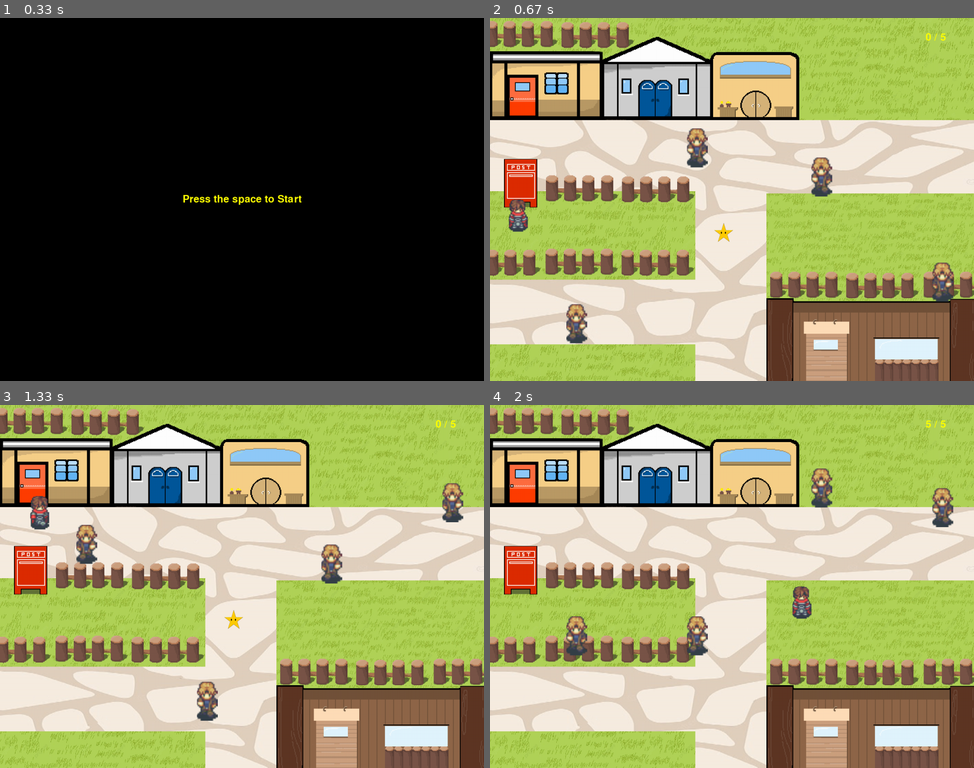
Above: before the commit, frames 1-4 (two rows, left to right).
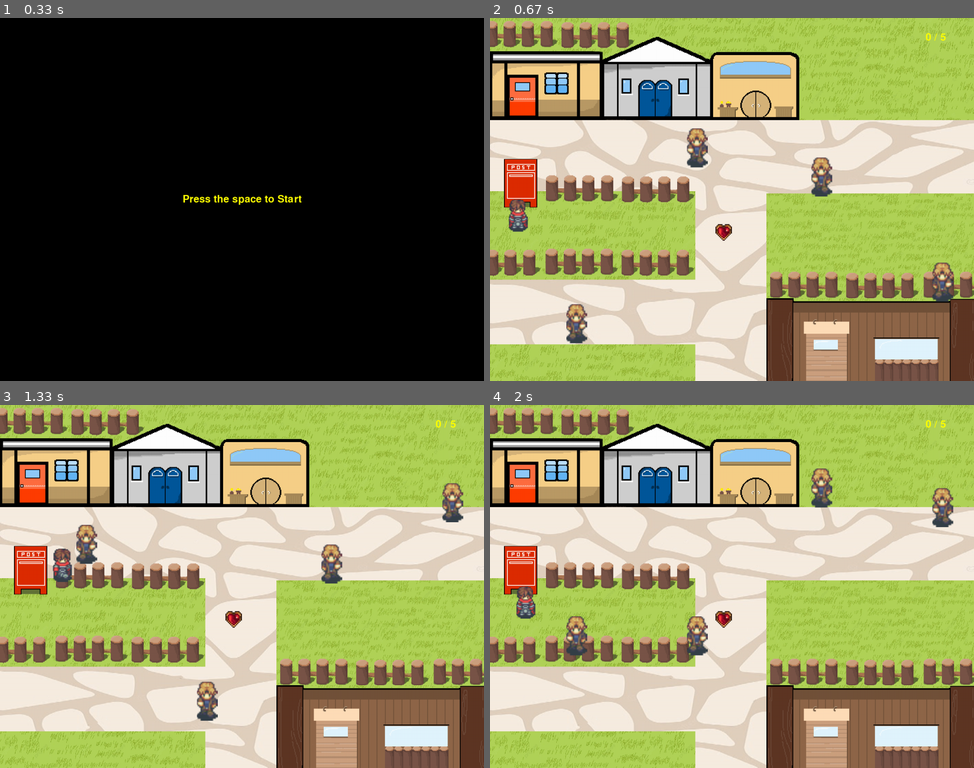
Above: after the commit, the same moments.

Repository: rlaxodnr26/pygame
Game: pygame game, started from 2023.12.10-04.39/chapter1.py
Two runs of this game, one before a commit and one after it. Both use one fixed random seed, a clock stepped at 60 frames per second and the inputs below.
Inputs:
- Up to frame 1 (0.33 s): no input
- Up to frame 2 (0.67 s): tap Space at 0.33 s
- Up to frame 3 (1.33 s): hold Right 0.67-1.13 s; hold Up from 1.17 s (still down)
- Up to frame 4 (2 s): release Up at 1.47 s; hold Right 1.5-1.97 s

Frame 1 is identical in both runs. In frame 2, 0.1% of the frame differs, in the area x 46-51%, y 56-62%; in frame 3, 0.8%, in the area x 6-51%, y 25-62%; in frame 4, 0.8%.

Commit message:
Add files via upload

Diff:
--- a/2023.12.10-04.39/chapter1.py
+++ b/2023.12.10-04.39/chapter1.py
@@ -43,7 +43,7 @@
 character_size = character.get_rect().size
 character_width = character_size[0]
 character_height = character_size[1]
-character_speed = 30
+character_speed = 10
 cha_num = 0
 deadcount = 0
 
@@ -407,7 +407,7 @@
             if score <= 5:
                 if character_rect.colliderect(point_rect):
                     point_rd = random.randint(0,1)
-                    score += 5
+                    score += 1
                     if point_rd == 0:
                         point_rd_x = random.randint(point_width, house1_width - point_width)
                         point_rd_y = random.randint(house1_height + point_width, screen_height - point_width)
@@ -519,7 +519,7 @@
                         key_num[2] = key_num[3]
                         key_num[3] = random.randint(0,3)
 
-                        sword_y_pos -= 200
+                        sword_y_pos -= 20
                     elif key_press != key_num[0]:
                         sword_y_pos += 5
                     if sword_y_pos >= 380:
--- a/2023.12.10-04.39/test.py
+++ b/2023.12.10-04.39/test.py
@@ -1,2 +1,5 @@
-a = 3
-b = 2
+def a():
+    print("aaa")
+    print("bbb")
+for x in range(1, 5):
+    a()
--- a/2023.12.10-04.39/test2.py
+++ b/2023.12.10-04.39/test2.py
@@ -1,2 +1,31 @@
-import test
-print(test.a)
+import turtle as t
+import random as r
+def right():
+    player.forward(10)
+def left():
+    player.forward(-10)
+t.bgcolor("lightpink")
+t.setup(500, 700)
+ball = t.Turtle()
+ball.shape("circle")
+player = t.Turtle()
+player.shape("square")
+player.shapesize(1, 5)
+player.up()
+player.speed(0)
+player.goto(0, -270)
+t.listen()
+t.onkeypress(right, "Right")
+t.onkeypress(left, "Left")
+while True:
+    ball.forward(10)
+    print(ball.xcor())
+    if ball.xcor() >= 250:
+        ball.right(r.randint(10,90))
+    if ball.xcor() <= -250:
+        ball.right(r.randint(10,90))
+    if ball.ycor() >= 350:
+        ball.right(r.randint(10,90))
+    if ball.ycor() <= -350:
+        ball.right(r.randint(10,90))
+t.mainloop()
Binary file changed: 2023.12.10-04.39/images/grass2.png
Binary file changed: 2023.12.10-04.39/images/point.png
